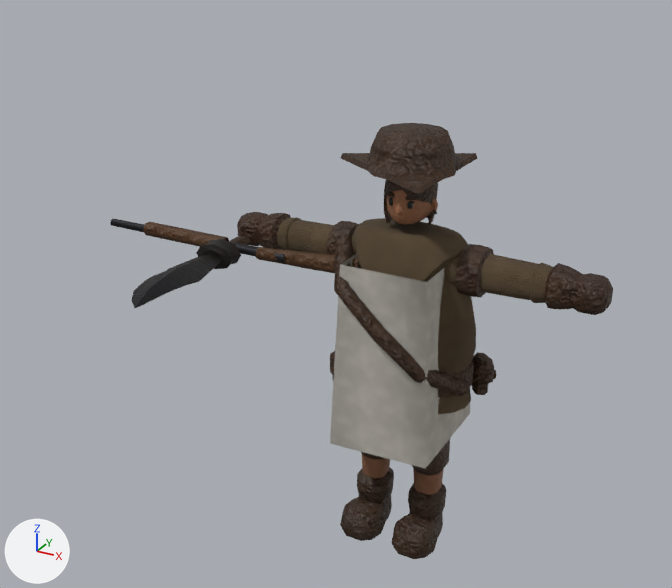
An edit to the glTF model csharp/Unciv.Godot/Packs/units/models/unit/Carolean.glb, drawn before and after from the same camera.
One viewpoint serves both versions: a 50 mm lens placed at (0.631, -1.415, 1.188), pointed at (-0.129, -0.032, 0.497). The lights are fixed; the arrows at lower left show +X, +Y and +Z. The older version comes first. Vertices at exactly the same position are counted once.

Objects in the first picture: 'Knife', 'Musket', 'Warrior'.
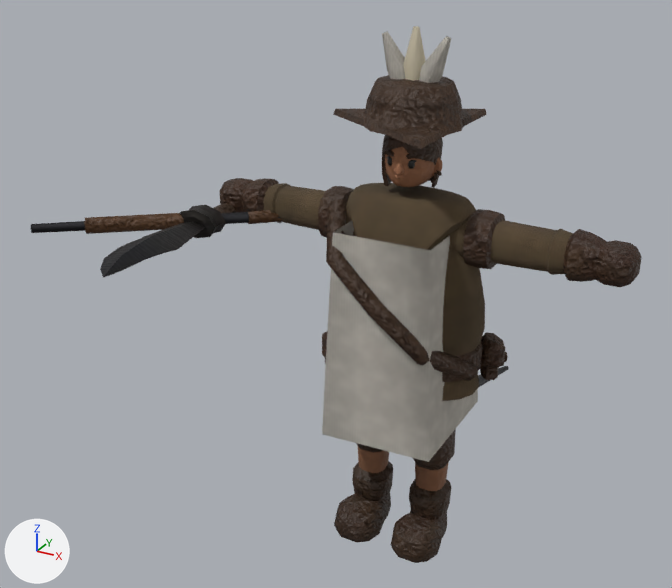
Changed parts and their boxes [x1, y1, x2, y2] in the pictures (672 x 588 px; the box of a moved part takes in the faces that stretch with it):
'Warrior', reshaped, moved, rescaled (12% wider, 23% taller)
    before: [237, 123, 613, 559]
    after: [220, 26, 642, 563]
'Knife', moved, rescaled (12% wider)
    before: [131, 235, 252, 308]
    after: [100, 203, 236, 277]
'Musket', reshaped, moved, rescaled
    before: [110, 218, 360, 273]
    after: [31, 210, 283, 234]
part 1 of me_mesh_skinned, added
    after: [382, 31, 405, 80]
part 2 of me_mesh_skinned, added (beige)
    after: [404, 26, 425, 81]
part 3 of me_mesh_skinned, added
    after: [419, 36, 451, 83]
part 4 of me_mesh_skinned, added
    after: [478, 366, 509, 388]
part 5 of me_mesh_musket, moved or reshaped
    before: [110, 218, 285, 263]
    after: [31, 212, 280, 233]
part 6 of me_mesh_musket, moved or reshaped
    before: [143, 222, 229, 247]
    after: [85, 213, 184, 234]
part 7 of me_mesh_musket, moved or reshaped
    before: [256, 247, 360, 273]
    after: [248, 210, 283, 224]

The change, as a list of edits to the scene's bpy script:
```text
Add mat_bone:
    mat_bone = bpy.data.materials.new('Bone')
    mat_bone.use_nodes = True; mat_bone.node_tree.nodes.clear()
    _N = mat_bone.node_tree.nodes; _L = mat_bone.node_tree.links
    n0 = _N.new('ShaderNodeBsdfPrincipled'); n0.name = 'Principled BSDF'
    n0.inputs[2].default_value = 0.8  # 'Roughness'
    n1 = _N.new('ShaderNodeOutputMaterial'); n1.name = 'Material Output'
    n2 = _N.new('ShaderNodeVertexColor'); n2.name = 'Color Attribute'
    _L.new(n0.outputs[0], n1.inputs[0])  # 'BSDF' to 'Surface'
    _L.new(n2.outputs[0], n0.inputs[0])  # 'Color' to 'Base Color'
Change me_mesh_skinned:
    used by ob_warrior; location = (0.0, 0.0, -0.01); scale = (0.39, 0.39, 0.39)
    remove me_mesh_skinned.from_pydata(...)  # 2492 vertices, 4631 faces; spans x -0.92..0.92, y -0.33..0.3, z 0.02..2.11
    add me_mesh_skinned.from_pydata(...)  # 2560 vertices, 4751 faces; spans x -0.92..0.92, y -0.33..0.82, z 0.02..2.3
    me_mesh_skinned part 1: a new loose piece of 17 vertices spanning x -0.14..-0.01, y -0.05..0.04, z 2.0..2.28, in mat_teamcolor
    me_mesh_skinned part 2: a new loose piece of 17 vertices spanning x -0.03..0.05, y -0.05..0.04, z 2.0..2.3, in mat_bone
    me_mesh_skinned part 3: a new loose piece of 17 vertices spanning x 0.01..0.14, y -0.05..0.04, z 2.0..2.28, in mat_teamcolor
    me_mesh_skinned part 4: a new loose piece of 17 vertices spanning x 0.17..0.23, y -0.1..0.82, z 0.52..0.9, in mat_iron
    add me_mesh_skinned.materials.append(mat_bone)
    add me_mesh_skinned.materials.append(mat_iron)
Change me_mesh_musket:
    used by ob_musket; location = (-0.289, -0.049, 0.567); rotation_euler = (1.571, 1.571, 0.0), in degrees (90, 90, 0); scale = (0.39, 0.39, 0.39)
    remove me_mesh_musket.from_pydata(...)  # 60 vertices, 108 faces; spans x -0.043..0.043, y -0.85..0.556, z -0.035..0.098
    add me_mesh_musket.from_pydata(...)  # 60 vertices, 108 faces; spans x -0.036..0.036, y -0.682..0.428, z -0.355..0.599
    me_mesh_musket part 5: the loose piece of 26 vertices spanning x -0.026..0.026, y -0.85..0.2, z 0.034..0.086 is multiplied about its middle by the matrix ((0.0, 0.0, 1.0), (-0.616, 0.788, 0.0), (-0.788, -0.616, 0.0)), then moved by (0.0, 0.069, 0.2)
    me_mesh_musket part 6: the loose piece of 14 vertices spanning x -0.031..0.031, y -0.63..-0.15, z 0.014..0.086 is multiplied about its middle by the matrix ((0.0, 0.0, 1.0), (-0.616, 0.788, 0.0), (-0.788, -0.616, 0.0)), then moved by (0.0, 0.083, 0.25)
    me_mesh_musket part 7: 20 of 60 vertices moved; they spanned x -0.043..0.043, y 0.047..0.556, z -0.035..0.098 and now span x -0.035..0.035, y 0.027..0.428, z -0.355..0.056; mean shift (0.0, -0.078, -0.18); largest move (0.043, 0.553, 0.017) -> (0.018, 0.365, -0.355)
Change ob_warrior:
    ob_warrior.location: (0.0, 0.0, -0.01) -> (0.0, 0.0, -0.011)
    ob_warrior.scale: (0.39, 0.39, 0.39) -> (0.43, 0.43, 0.43)
Change ob_knife:
    ob_knife.location: (-0.329, -0.053, 0.567) -> (-0.363, -0.049, 0.625)
    ob_knife.scale: (0.331, 0.331, 0.331) -> (0.366, 0.366, 0.366)
Change ob_musket:
    ob_musket.location: (-0.289, -0.049, 0.567) -> (-0.318, -0.045, 0.625)
    ob_musket.scale: (0.39, 0.39, 0.39) -> (0.43, 0.43, 0.43)
```
